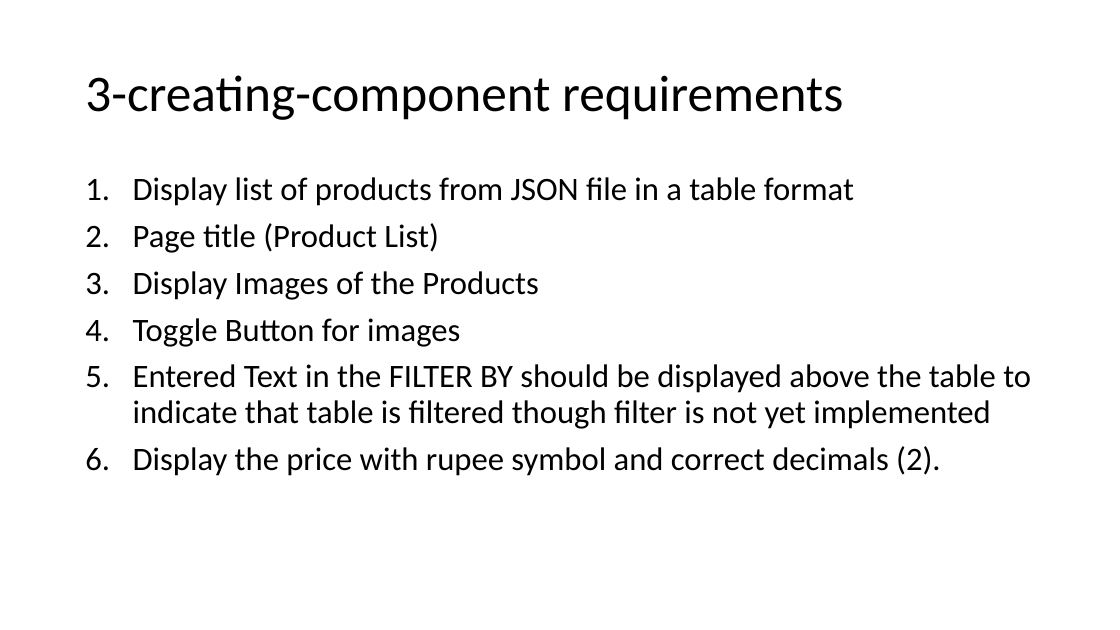
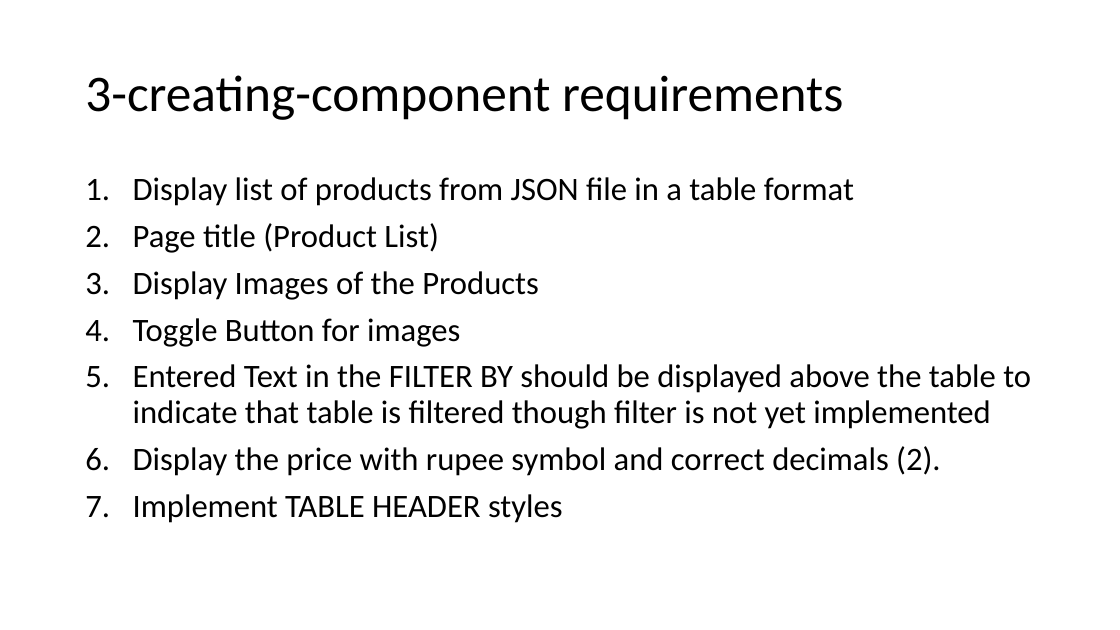
Before and after one commit to ranjitbanda/all-languages, a slide deck: slide 2 of Angular/Projects/ProductManagement/Requirements of the Product Management Application.pptx. Drawn at 1120x630 pixels with LibreOffice and Linux fonts; fonts in the diff are those of the drawing. Boxes give left, top, right and bottom in pixels: in the first picture for what was removed or moved away, otherwise in the second. Text is boxed around its words. In the diff, an @@ line names an element or a change of style, - is before the commit and + after.

Commit message:
Basic Component implementation and functionalities

```diff
--- a/Angular/Projects/ProductManagement/Requirements of the Product Management Application.pptx
+++ b/Angular/Projects/ProductManagement/Requirements of the Product Management Application.pptx
@@ text at (x1=133, y1=494, x2=563, y2=523): paragraph added @@
+7. Implement TABLE HEADER styles
```
Also in this commit, not shown: 1 slide added, 2 other files.
